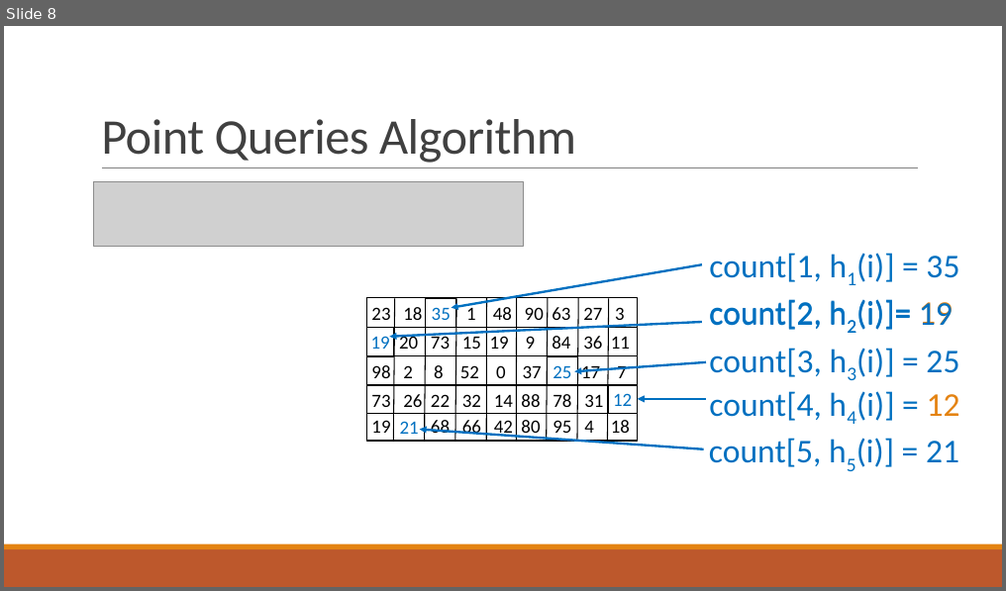
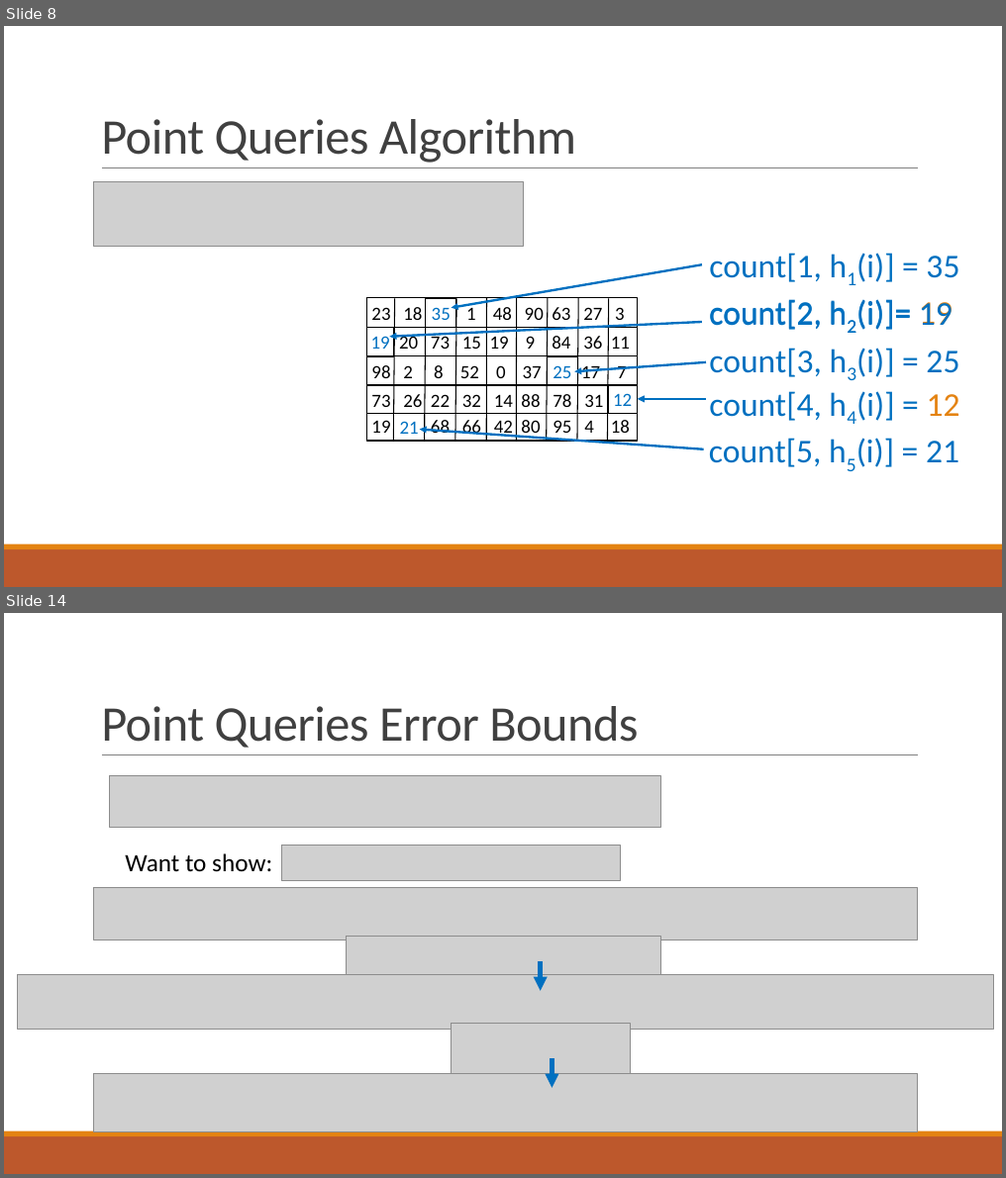
Before and after one commit to ewagner46/count_min_sketch_technical_summary, a slide deck: count_min_sketch_talk.pptx. Shown one above the other, each under a label of ours: slide 8 before the commit, slides 8 and 14 after it; the slides between them are not shown. The pictures are 1006x591 and 1006x1178 pixels, drawn with LibreOffice and Linux fonts; fonts in the diff are those of the drawing; grey boxes stand for pictures. Boxes give left, top, right and bottom in pixels: in the first picture for what was removed or moved away, otherwise in the second. Text is boxed around its words. In the diff, an @@ line names an element or a change of style, - is before the commit and + after.

```diff
--- a/count_min_sketch_talk.pptx
+++ b/count_min_sketch_talk.pptx
@@ slide 14 added at (4, 613, 1002, 1174), background #FFFFFF; not listed: 3 template elements that a slide beside it also shows @@
@@ title added at (101, 706, 638, 748), 48 pt, text #404040 @@
+Point Queries Error Bounds
@@ picture added at (110, 775, 660, 827) @@
@@ picture added at (281, 845, 620, 881) @@
@@ text added at (125, 854, 272, 872), 24 pt, text #000000 @@
+Want to show:
@@ picture added at (94, 888, 918, 940) @@
@@ picture added at (346, 937, 660, 974) @@
@@ arrow added from (541, 961) to (541, 991), #0070C0 4.5 pt @@
@@ picture added at (18, 975, 994, 1029) @@
@@ picture added at (450, 1023, 631, 1074) @@
@@ picture added at (94, 1073, 918, 1132) @@
@@ arrow added from (552, 1059) to (552, 1088), #0070C0 4.5 pt @@
```
Also in this commit, not shown: 2 slides changed, 7 other slides added, 1 other file.
